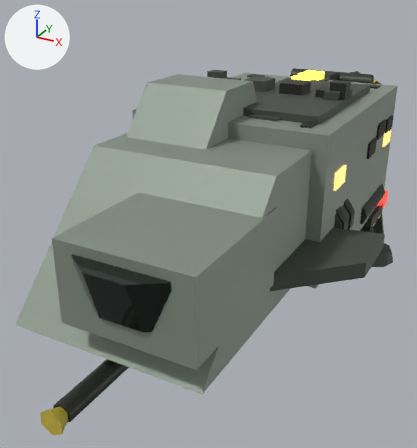
The glTF model ref/glb/courier-s.glb, before and after one commit.
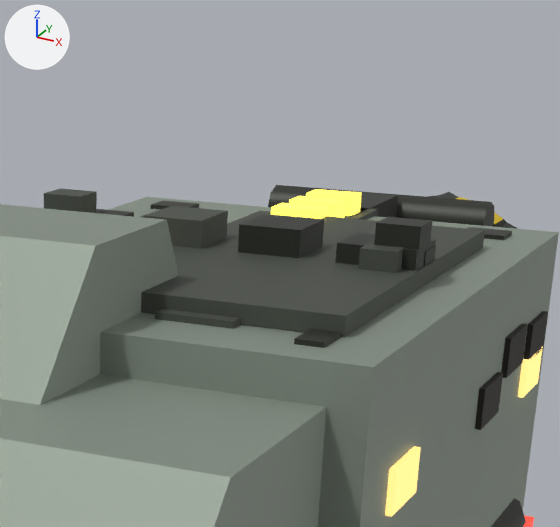
The first picture shows the older version from a 50 mm lens placed at (1.02, -2.4, 1.42), pointed at (-0.18, -0.23, 0.33). The close-ups show the older and then the newer version on the part from 46% to 95% of the width and 0% to 43% of the height of that picture. Only the edits that show in the close-ups are written down. Lighting does not change. The marker at upper left points along +X, +Y and +Z. Where no turn or scale is listed for an object, it has been applied to the vertices.

Objects in the first close-up: 'accentStripe', 'canopyFairing', 'courierShipAftGreeble1L', 'courierShipAftGreeble1R', 'courierShipAftGreeble2R', 'courierShipAftGreeble3R', 'courierShiphullMainGreebleTop10R', 'courierShiphullMainGreebleTop4R', 'courierShiphullMainGreebleTop8L', 'courierShiphullMainGreebleTop8R', 'courierShiphullMainHullWindow2R', 'hullForebody', 'hullMain', 'iffLampDorsal0', 'iffLampDorsal1', 'iffLampDorsal2', 'iffPlinthDorsal', 'navLightPort', 'propellantHeader', 'propellantTrunk' and 12 more.
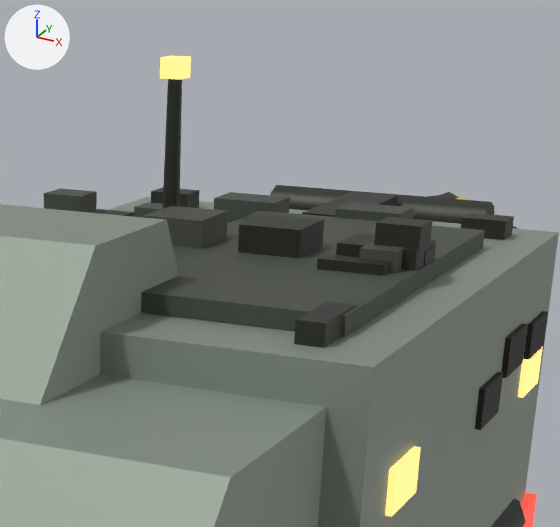
Pixel boxes [x1, y1, x2, y2] of what changed, in the close-ups (560 x 527 px):
'courierShiphullMainGreebleTop10R', moved: before [155, 309, 241, 329]; after [335, 202, 414, 221]
'antennaWhip', added: after [163, 79, 182, 209]
'courierShiphullMainGreebleTop4R', moved: before [294, 328, 341, 348]; after [294, 301, 357, 348]
'courierShiphullMainGreebleTop10L', moved (not visible before): after [214, 192, 290, 223]
'courierShiphullMainGreebleTop2R', moved (not visible before): after [317, 254, 390, 276]
'courierShiphullMainGreebleTop8R', moved: before [466, 227, 512, 240]; after [461, 213, 514, 240]
'iffLampDorsal2', deleted: before [271, 203, 329, 219]
'antennaTipLamp', added: after [160, 56, 191, 80]
'courierShiphullMainGreebleTop8L', moved: before [151, 201, 199, 209]; after [151, 188, 200, 208]
'iffLampDorsal0', deleted: before [306, 189, 362, 216]
'iffLampDorsal1', deleted: before [289, 196, 346, 218]
'navLightPort', moved: before [523, 516, 534, 527]; after [521, 492, 537, 527]
'courierShiphullMainGreebleTop3L', moved (not visible before): after [134, 202, 181, 218]
'iffPlinthDorsal', deleted (mostly hidden): before [345, 208, 378, 220]

Patch to the scene script:
```diff
--- a/ref/glb/courier-s.glb.py
+++ b/ref/glb/courier-s.glb.py
@@ me_mesh_135_1 @@
+me_mesh_135_1.from_pydata([(0.0, -0.012, 0.15), (0.01, -0.006, 0.15), (0.01, 0.006, 0.15), (0.0, 0.012, 0.15), (-0.01, 0.006, 0.15), (-0.01, -0.006, 0.15), (0.0, -0.012, 0.15), (0.0, -0.016, -0.15), (0.014, -0.008, -0.15), (0.014, 0.008, -0.15), (0.0, 0.016, -0.15), (-0.014, 0.008, -0.15), (-0.014, -0.008, -0.15), (0.0, -0.016, -0.15), (0.0, 0.0, 0.15), (0.0, 0.0, -0.15)], [], [(0, 7, 1), (7, 8, 1), (1, 8, 2), (8, 9, 2), (2, 9, 3), (9, 10, 3), (3, 10, 4), (10, 11, 4), (4, 11, 5), (11, 12, 5), (5, 12, 6), (12, 13, 6), (0, 1, 14), (1, 2, 14), (2, 3, 14), (3, 4, 14), (4, 5, 14), (5, 6, 14), (8, 7, 15), (9, 8, 15), (10, 9, 15), (11, 10, 15), (12, 11, 15), (13, 12, 15)])
+me_mesh_135_1.materials.append(mat_enginehousing)  # dark grey #33362f
@@ ob_iffplinthdorsal @@
-ob_iffplinthdorsal = bpy.data.objects.new('iffPlinthDorsal', me_mesh_91)
@@ ob_ifflampdorsal0 @@
-ob_ifflampdorsal0 = bpy.data.objects.new('iffLampDorsal0', me_mesh_92)
@@ ob_ifflampdorsal1 @@
-ob_ifflampdorsal1 = bpy.data.objects.new('iffLampDorsal1', me_mesh_93)
@@ ob_ifflampdorsal2 @@
-ob_ifflampdorsal2 = bpy.data.objects.new('iffLampDorsal2', me_mesh_94)
@@ ob_couriershiphullmaingreebletop2r @@
 ob_couriershiphullmaingreebletop2r = bpy.data.objects.new('courierShiphullMainGreebleTop2R', me_mesh_110)
-ob_couriershiphullmaingreebletop2r.location = (0.249, -0.01, 0.856)
+ob_couriershiphullmaingreebletop2r.location = (0.249, -0.01, 0.892)
@@ ob_couriershiphullmaingreebletop3l @@
 ob_couriershiphullmaingreebletop3l = bpy.data.objects.new('courierShiphullMainGreebleTop3L', me_mesh_111)
-ob_couriershiphullmaingreebletop3l.location = (-0.282, 0.398, 0.866)
+ob_couriershiphullmaingreebletop3l.location = (-0.282, 0.398, 0.888)
@@ ob_couriershiphullmaingreebletop4r @@
 ob_couriershiphullmaingreebletop4r = bpy.data.objects.new('courierShiphullMainGreebleTop4R', me_mesh_114)
-ob_couriershiphullmaingreebletop4r.location = (0.313, -0.316, 0.863)
+ob_couriershiphullmaingreebletop4r.location = (0.313, -0.316, 0.889)
@@ ob_couriershiphullmaingreebletop8l @@
 ob_couriershiphullmaingreebletop8l = bpy.data.objects.new('courierShiphullMainGreebleTop8L', me_mesh_115)
-ob_couriershiphullmaingreebletop8l.location = (-0.315, 0.552, 0.863)
+ob_couriershiphullmaingreebletop8l.location = (-0.315, 0.552, 0.889)
@@ ob_couriershiphullmaingreebletop8r @@
 ob_couriershiphullmaingreebletop8r = bpy.data.objects.new('courierShiphullMainGreebleTop8R', me_mesh_116)
-ob_couriershiphullmaingreebletop8r.location = (0.315, 0.552, 0.863)
+ob_couriershiphullmaingreebletop8r.location = (0.315, 0.552, 0.889)
@@ ob_couriershiphullmaingreebletop10l @@
 ob_couriershiphullmaingreebletop10l = bpy.data.objects.new('courierShiphullMainGreebleTop10L', me_mesh_119)
-ob_couriershiphullmaingreebletop10l.location = (-0.122, -0.299, 0.857)
+ob_couriershiphullmaingreebletop10l.location = (-0.122, 0.482, 0.892)
@@ ob_couriershiphullmaingreebletop10r @@
 ob_couriershiphullmaingreebletop10r = bpy.data.objects.new('courierShiphullMainGreebleTop10R', me_mesh_120)
-ob_couriershiphullmaingreebletop10r.location = (0.122, -0.299, 0.857)
+ob_couriershiphullmaingreebletop10r.location = (0.122, 0.482, 0.892)
@@ ob_navlightport @@
 ob_navlightport = bpy.data.objects.new('navLightPort', me_mesh_138)
-ob_navlightport.location = (0.401, 0.614, 0.269)
+ob_navlightport.location = (0.401, 0.612, 0.319)
@@ ob_antennatiplamp @@
+ob_antennatiplamp = bpy.data.objects.new('antennaTipLamp', me_mesh_136_1)  # a box spanning x -0.02..0.02, y -0.02..0.02, z -0.0175..0.0175; in mat_cabinlight (brown #3a2f18, glowing orange #f2c877)
+ob_antennatiplamp.location = (-0.17, 0.214, 1.181)
@@ ob_antennawhip @@
+ob_antennawhip = bpy.data.objects.new('antennaWhip', me_mesh_135_1)
+ob_antennawhip.location = (-0.17, 0.214, 1.031)
```
